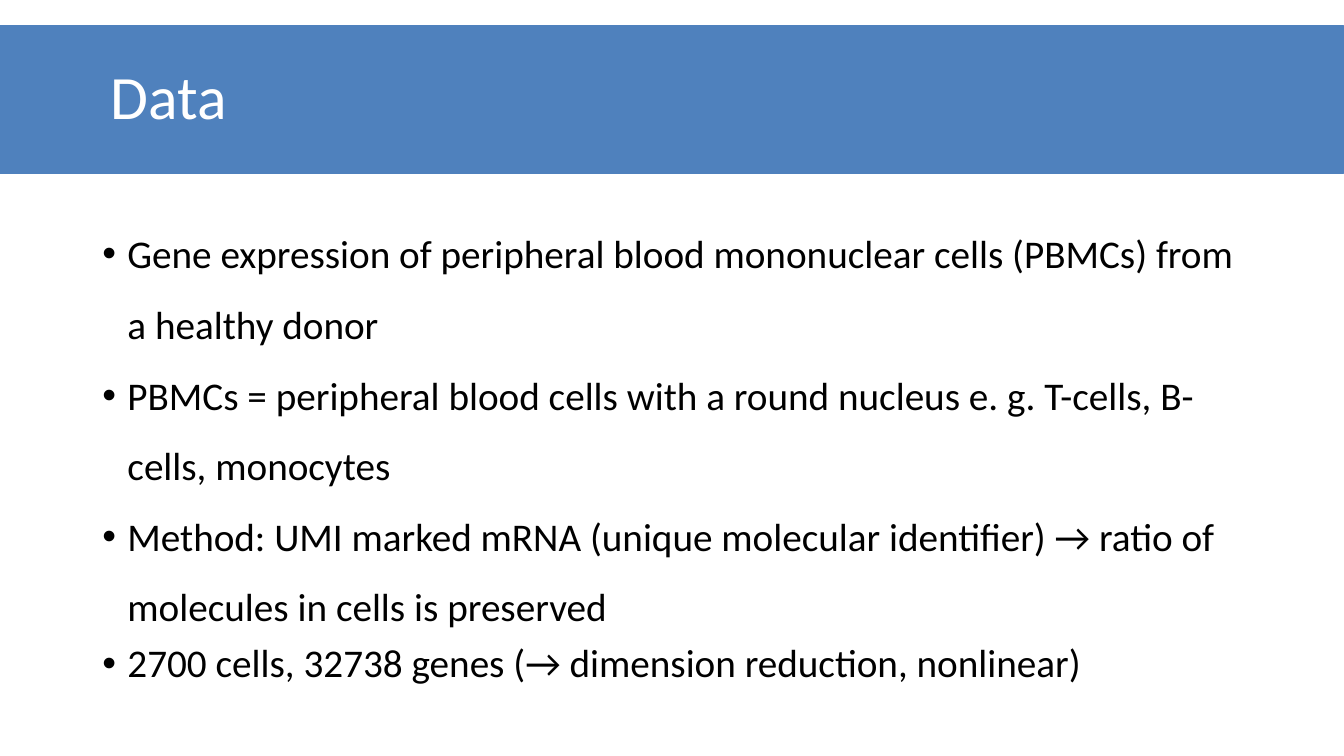
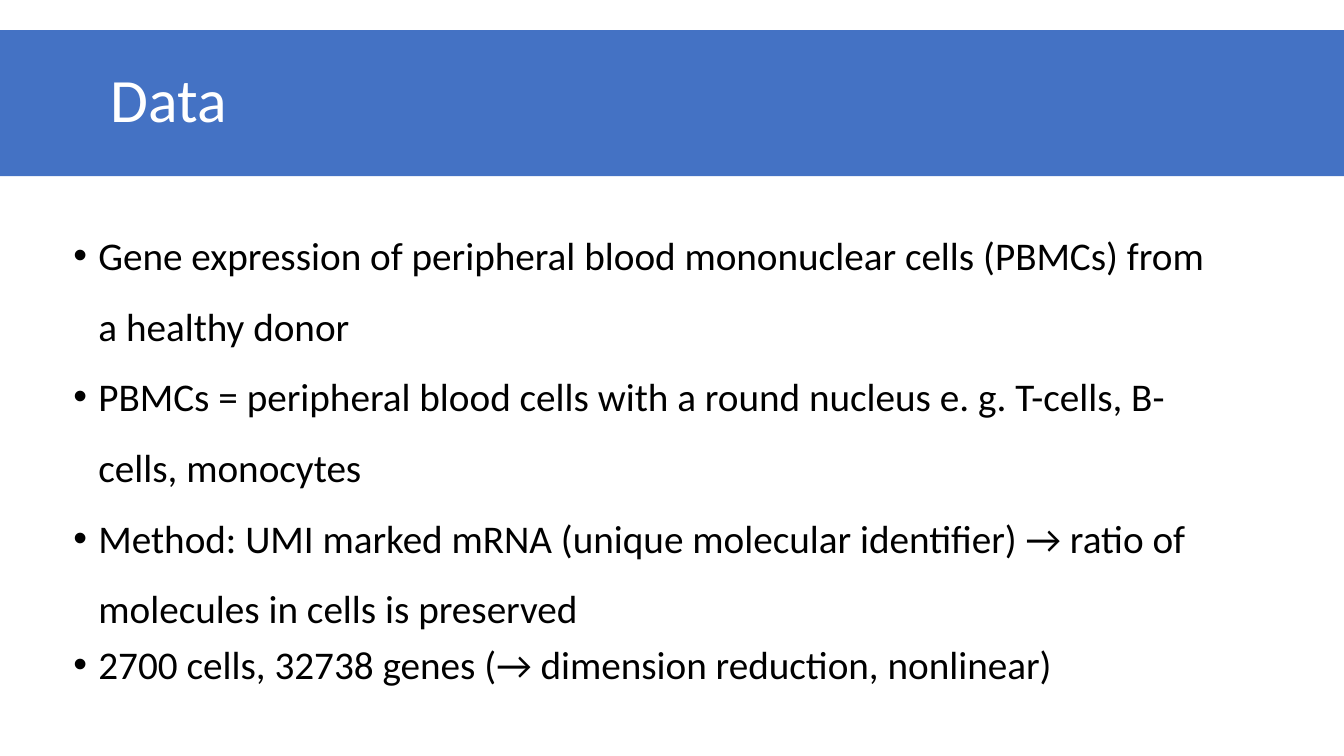
Before and after one commit to datascience-mobi/group-01-project-4-1, a slide deck: slide 6 of K-means clustering.pptx. Drawn at 1344x756 pixels with LibreOffice and Linux fonts; fonts in the diff are those of the drawing. Boxes give left, top, right and bottom in pixels: in the first picture for what was removed or moved away, otherwise in the second. Text is boxed around its words. In the diff, an @@ line names an element or a change of style, - is before the commit and + after.

```diff
--- a/K-means clustering.pptx
+++ b/K-means clustering.pptx
@@ rectangle "Data" at bbox=[0, 30, 1344, 176]: fill #4F81BD to #4472C4; outline #4F81BD 2 pt to none @@
@@ text "Gene expression of peripheral blood ...": place and size @@
-text "Gene expression of peripheral blood ..." at bbox=[127, 239, 1233, 684]
+text "Gene expression of peripheral blood ..." at bbox=[98, 241, 1204, 686]
```
Also in this commit, not shown: 6 other slides changed.
